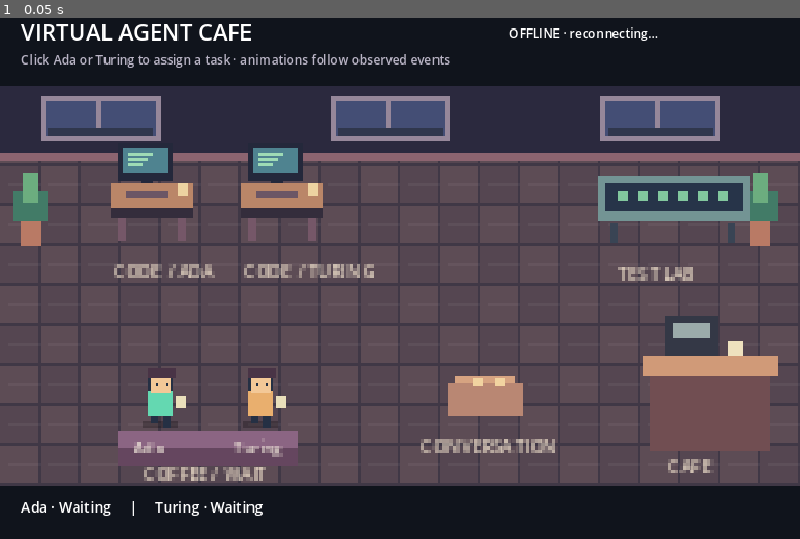
Above: before the commit, frame 1.
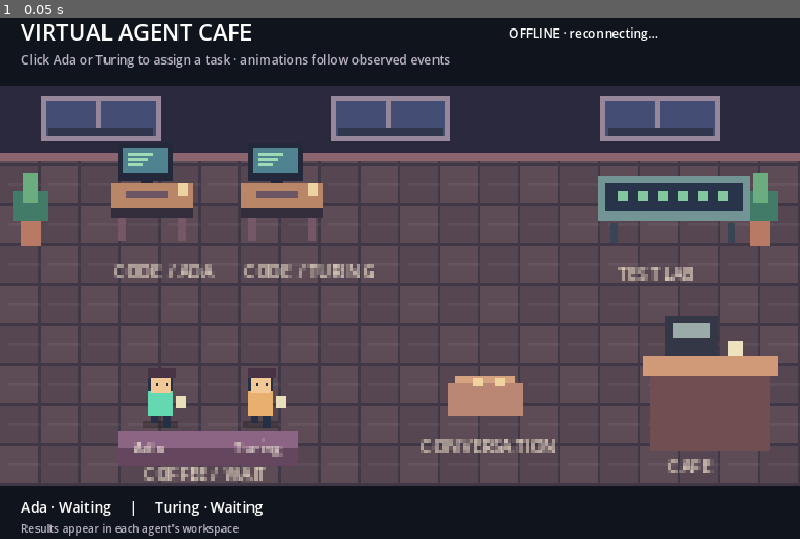
Above: after the commit, the same moment.

Repository: St3fanTh/VirtualAgentCafe
Game: Godot game, scene res://scenes/cafe.tscn
Two runs of this game, one before a commit and one after it. Both use one fixed random seed, a clock stepped at 60 frames per second and the inputs below.
Inputs:
- Up to frame 1 (0.05 s): no input

The runs differ from the first frame. In frame 1, 0.2% of the frame differs, in the area x 2-30%, y 96-100%.

Commit message:
feat: integrate Codex tasks and observed runtime events

Diff:
--- a/game/scripts/cafe.gd
+++ b/game/scripts/cafe.gd
@@ -9,6 +9,7 @@
 var characters: Dictionary = {}
 var connection_label: Label
 var status_label: Label
+var result_label: Label
 var task_panel: PanelContainer
 var task_input: TextEdit
 var task_info: Label
@@ -16,6 +17,7 @@
 var selected_id := "ada"
 var backend_url := "http://127.0.0.1:8000"
 var mode := "unknown"
+var request_action := "task"
 var task_request := HTTPRequest.new()
 var health_request := HTTPRequest.new()
 
@@ -68,6 +70,10 @@
 	status_label = label("Ada · Waiting     |     Turing · Waiting", 17)
 	status_label.position = Vector2(24, 590)
 	ui.add_child(status_label)
+	result_label = label("Results appear in each agent's workspace", 13)
+	result_label.position = Vector2(24, 618)
+	result_label.modulate = Color("b9b4c5")
+	ui.add_child(result_label)
 	task_panel = PanelContainer.new()
 	task_panel.position = Vector2(185, 150)
 	task_panel.size = Vector2(590, 330)
@@ -81,6 +87,7 @@
 	column.add_theme_constant_override("separation", 12)
 	margin.add_child(column)
 	task_info = label("Task", 17)
+	task_info.autowrap_mode = TextServer.AUTOWRAP_WORD_SMART
 	column.add_child(task_info)
 	task_input = TextEdit.new()
 	task_input.custom_minimum_size = Vector2(550, 160)
@@ -92,6 +99,14 @@
 	task_button.text = "Run with Codex"
 	task_button.pressed.connect(submit_task)
 	row.add_child(task_button)
+	var message_button := Button.new()
+	message_button.text = "Message other agent"
+	message_button.pressed.connect(send_peer_message)
+	row.add_child(message_button)
+	var cancel_button := Button.new()
+	cancel_button.text = "Cancel running task"
+	cancel_button.pressed.connect(cancel_running_task)
+	row.add_child(cancel_button)
 	var close := Button.new()
 	close.text = "Close"
 	close.pressed.connect(func(): task_panel.hide())
@@ -125,23 +140,48 @@
 		characters[key].is_selected = key == id
 	task_info.text = "Task for " + id.capitalize() + (" · Codex" if mode == "codex" else " · start backend in Codex mode to run tasks")
 	task_button.disabled = mode != "codex" or not network.online
+	if mode == "codex":
+		task_info.text += "\n" + str(state.agents.get(id, {}).get("detail", "Ready"))
 	task_panel.show()
 	task_input.grab_focus()
+
+func send_peer_message() -> void:
+	var message := task_input.text.strip_edges()
+	if message.is_empty() or message.length() > 256:
+		task_info.text = "Enter a public message between 1 and 256 characters."
+		return
+	send_action("message", "/messages", {"recipient": "turing" if selected_id == "ada" else "ada", "text": message})
+
+func cancel_running_task() -> void:
+	send_action("cancel", "/cancel", {})
+
+func send_action(action: String, path: String, body: Dictionary) -> void:
+	if mode != "codex" or not network.online:
+		task_info.text = "Connect to a backend in Codex mode first."
+		return
+	if task_request.get_http_client_status() != HTTPClient.STATUS_DISCONNECTED:
+		task_info.text = "A request is still pending."
+		return
+	request_action = action
+	task_button.disabled = true
+	var result := task_request.request(backend_url + "/agents/" + selected_id + path, ["Content-Type: application/json"], HTTPClient.METHOD_POST, JSON.stringify(body))
+	if result != OK:
+		task_info.text = "Request could not be sent."
+		task_button.disabled = false
 
 func submit_task() -> void:
 	var prompt := task_input.text.strip_edges()
 	if prompt.is_empty() or prompt.length() > 8000:
 		task_info.text = "Enter a task between 1 and 8000 characters."
 		return
-	task_button.disabled = true
-	var result := task_request.request(backend_url + "/agents/" + selected_id + "/tasks", ["Content-Type: application/json"], HTTPClient.METHOD_POST, JSON.stringify({"prompt": prompt}))
-	if result != OK:
-		task_info.text = "Request could not be sent."
-		task_button.disabled = false
+	send_action("task", "/tasks", {"prompt": prompt})
 
 func on_task_result(_result: int, code: int, _headers: PackedStringArray, body: PackedByteArray) -> void:
 	task_button.disabled = mode != "codex" or not network.online
-	if code == 202:
+	if code == 202 or (request_action == "cancel" and code == 200):
+		var accepted = JSON.parse_string(body.get_string_from_utf8())
+		if request_action == "task" and accepted is Dictionary:
+			result_label.text = "Files: " + str(accepted.get("workspace", "")).left(100)
 		task_input.text = ""
 		task_panel.hide()
 	else:
--- /dev/null
+++ b/game/tests/test_tasks.gd
@@ -0,0 +1,72 @@
+extends SceneTree
+
+var cafe: Node
+var started := 0
+var stage := 0
+var saw_coding := false
+var saw_testing := false
+var saw_finished := false
+var saw_peer_message := false
+var saw_cancelled := false
+
+func _initialize() -> void:
+	started = Time.get_ticks_msec()
+	call_deferred("start")
+
+func start() -> void:
+	cafe = load("res://scenes/cafe.tscn").instantiate()
+	root.add_child(cafe)
+	cafe.network.frame_received.connect(on_frame)
+
+func on_frame(frame: Dictionary) -> void:
+	if frame.get("kind") != "event":
+		return
+	var event: Dictionary = frame.event
+	if event.type == "agent.coding":
+		saw_coding = true
+	if event.type == "agent.testing":
+		saw_testing = true
+	if event.type == "agent.finished":
+		saw_finished = true
+	if event.agent_id == "turing" and event.type == "agent.message":
+		saw_peer_message = true
+	if event.type == "agent.error" and event.payload.detail == "Codex task cancelled":
+		saw_cancelled = true
+
+func _process(_delta: float) -> bool:
+	if Time.get_ticks_msec() - started > 15000:
+		push_error("Godot task integration timed out at stage " + str(stage))
+		quit(1)
+		return false
+	if cafe == null or cafe.mode != "codex":
+		return false
+	match stage:
+		0:
+			cafe.characters.ada.selected.emit("ada")
+			cafe.task_input.text = "fixture: create and test"
+			cafe.submit_task()
+			stage = 1
+		1:
+			if saw_finished and cafe.task_request.get_http_client_status() == HTTPClient.STATUS_DISCONNECTED:
+				if not saw_coding or not saw_testing:
+					push_error("Task did not produce editing and test evidence")
+					quit(1)
+				cafe.select_agent("ada")
+				cafe.task_input.text = "Please review"
+				cafe.send_peer_message()
+				stage = 2
+		2:
+			if saw_peer_message and cafe.task_request.get_http_client_status() == HTTPClient.STATUS_DISCONNECTED:
+				cafe.select_agent("ada")
+				cafe.task_input.text = "fixture: wait"
+				cafe.submit_task()
+				stage = 3
+		3:
+			if cafe.state.state_label("ada") == "Thinking" and cafe.task_request.get_http_client_status() == HTTPClient.STATUS_DISCONNECTED:
+				cafe.cancel_running_task()
+				stage = 4
+		4:
+			if saw_cancelled:
+				print("Godot task submission, peer delivery and cancellation tests: PASS")
+				quit(0)
+	return false
Not shown, added: game/tests/test_tasks.gd.uid
Not shown, changed: Dockerfile
Not shown, changed: PROGRESS.md
Not shown, changed: README.md
Not shown, added: backend/tests/fixtures/runtime_app.py
Not shown, changed: backend/tests/test_backend.py
Not shown, added: backend/tests/test_codex.py
Not shown, added: backend/tests/test_game_tasks.py
Not shown, added: backend/virtual_agent_cafe/adapters/__init__.py
Not shown, added: backend/virtual_agent_cafe/adapters/base.py
Not shown, added: backend/virtual_agent_cafe/adapters/codex.py
Not shown, added: backend/virtual_agent_cafe/jobs.py
(and 4 more such lines)
